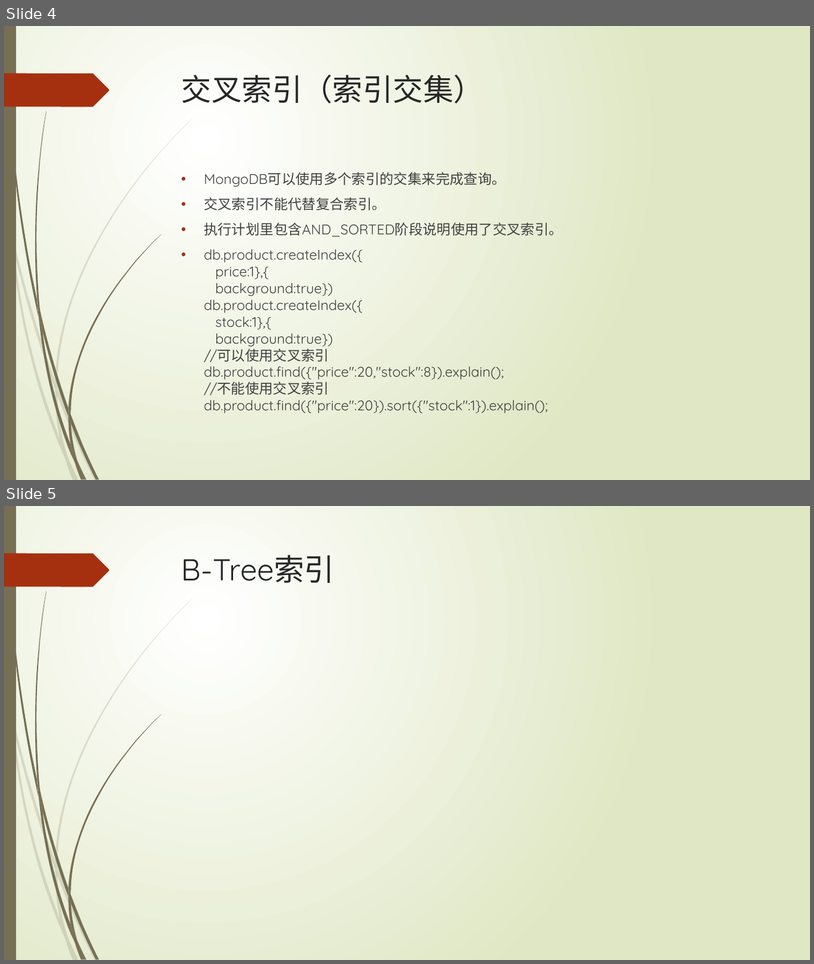
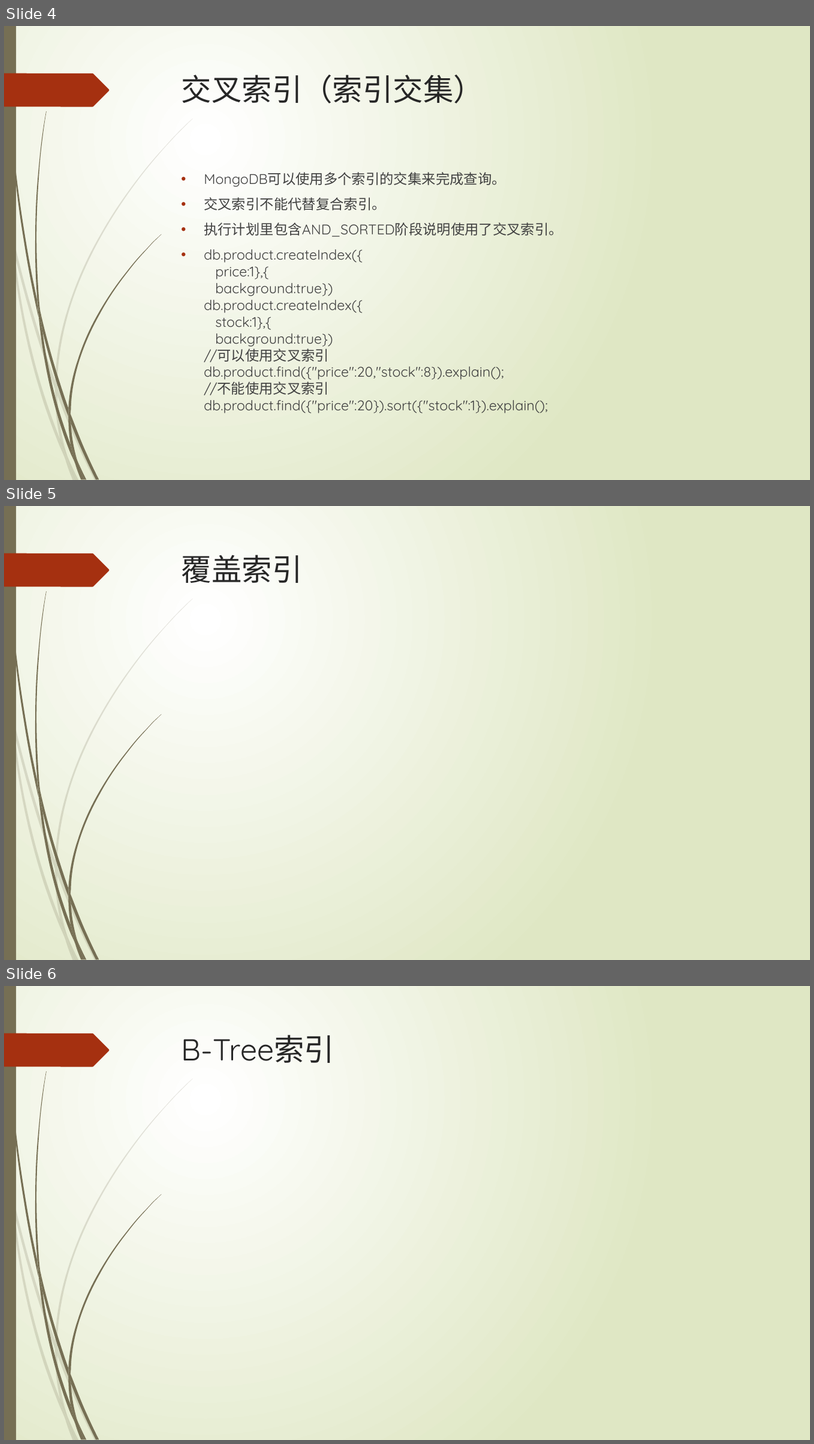
Before and after one commit to xljnc/husky-starter, a slide deck: doc/MongoDB索引.pptx. Shown one above the other, each under a label of ours: slides 4 and 5 before the commit, slides 4, 5 and 6 after it. The pictures are 814x964 and 814x1444 pixels, drawn with LibreOffice and Linux fonts; fonts in the diff are those of the drawing. Boxes give left, top, right and bottom in pixels: in the first picture for what was removed or moved away, otherwise in the second. Text is boxed around its words. In the diff, an @@ line names an element or a change of style, - is before the commit and + after.

```diff
--- a/doc/MongoDB索引.pptx
+++ b/doc/MongoDB索引.pptx
@@ slide 5 added at <box>4,506,810,960</box>, background gradient #FFFFFF to #DFE8C4; not listed: 24 template elements that a slide beside it also shows @@
@@ title added at <box>182,555,303,583</box>, 36 pt, text #262626 @@
+覆盖索引
@@ what was slide 5 is now slide 6 @@
```
Also in this commit, not shown: 2 slides changed, 1 other slide added, 1 slide removed.
